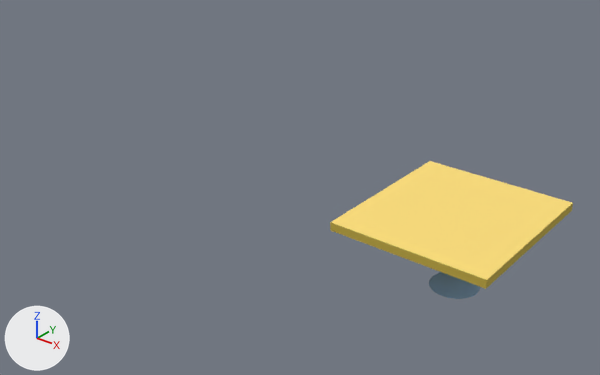
An edit to the OBJ model ProyectoFinal/ProyectoFinal/Models/mesita/mesita.obj, drawn before and after from the same camera.
Before and after are seen from a 50 mm lens placed at (5.81, -9.34, 4.86), pointed at (0.02, -2.11, 0.38). The lights are fixed; the arrows at lower left show +X, +Y and +Z. Where no turn or scale is listed for an object, it has been applied to the vertices.

The first picture shows 'mesita'.
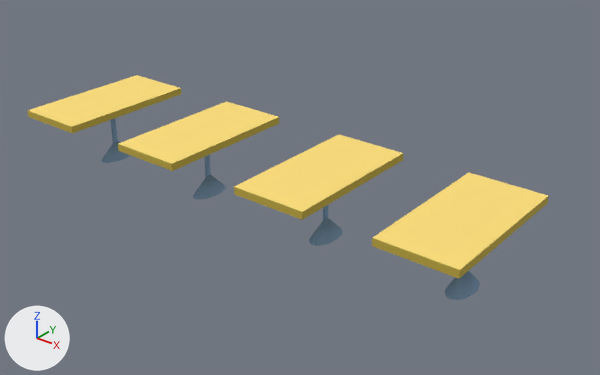
What differs and where, as boxes [x1, y1, x2, y2] in the pictures (600 x 375 px):
'mesita', reshaped (114% wider, 63% taller)
    before: [330, 161, 573, 299]
    after: [27, 75, 549, 300]
part 1 of me_mesita, added
    after: [323, 204, 329, 221]
part 2 of me_mesita, added (blue)
    after: [309, 218, 343, 246]
part 3 of me_mesita, added
    after: [204, 155, 211, 177]
part 4 of me_mesita, added (blue)
    after: [193, 175, 226, 199]
part 5 of me_mesita, added
    after: [110, 118, 118, 143]
part 6 of me_mesita, added
    after: [101, 141, 131, 163]
part 7 of me_mesita, rebuilt (27% narrower, 16% shorter)
    before: [330, 161, 573, 289]
    after: [372, 172, 549, 279]
part 8 of me_mesita, built on
    before: [429, 272, 480, 299]
    after: [27, 75, 480, 300]

Diff of the bpy script that builds the scene:
```diff
--- a/ProyectoFinal/ProyectoFinal/Models/mesita/mesita.obj.py
+++ b/ProyectoFinal/ProyectoFinal/Models/mesita/mesita.obj.py
@@ me_mesita @@
-me_mesita.from_pydata(...)  # 71 vertices, 87 faces; spans x 1.39..3.14, y -3.33..-1.37, z -0.04..0.86
+me_mesita.from_pydata(...)  # 284 vertices, 348 faces; spans x -3.76..2.87, y -3.33..-1.37, z -0.04..0.86
+# me_mesita part 1: the loose piece of 42 vertices spanning x 2.26..2.34, y -2.34..-2.25, z -0.01..0.85 is copied, and the copy is scaled about its middle by (0.551, 1, 1), then moved by (-1.74, 0.0, 0.0), in mat_mesita4_lambert2sg (picture img_basebanco_png); it spans x 0.54..0.59, y -2.34..-2.25, z -0.01..0.85
+# me_mesita part 2: a new loose piece, a 20-sided cone pointing to +z spanning x 0.42..0.72, y -2.57..-2.02, z -0.04..0.23, in mat_mesita4_lambert4sg (picture img_basebanco_png)
+# me_mesita part 3: the loose piece of 42 vertices spanning x 2.26..2.34, y -2.34..-2.25, z -0.01..0.85 is copied, and the copy is scaled about its middle by (0.551, 1, 1), then moved by (-3.68, 0.0, 0.0), in mat_mesita5_lambert2sg (picture img_basebanco_png); it spans x -1.41..-1.36, y -2.34..-2.25, z -0.01..0.85
+# me_mesita part 4: a new loose piece, a 20-sided cone pointing to +z spanning x -1.53..-1.23, y -2.57..-2.02, z -0.04..0.23, in mat_mesita5_lambert4sg (picture img_basebanco_png)
+# me_mesita part 5: the loose piece of 42 vertices spanning x 2.26..2.34, y -2.34..-2.25, z -0.01..0.85 is copied, and the copy is scaled about its middle by (0.551, 1, 1), then moved by (-5.55, 0.0, 0.0), in mat_mesita6_lambert2sg (picture img_basebanco_png); it spans x -3.28..-3.23, y -2.34..-2.25, z -0.01..0.85
+# me_mesita part 6: a new loose piece, a 20-sided cone pointing to +z spanning x -3.4..-3.1, y -2.57..-2.02, z -0.04..0.23, in mat_mesita6_lambert4sg (picture img_basebanco_png)
+# me_mesita part 7: the loose piece of 8 vertices spanning x 1.39..3.14, y -3.33..-1.37, z 0.77..0.86 is rebuilt with 8 vertices and now spans x 1.91..2.87, y -3.33..-1.37, z 0.77..0.86
+# me_mesita part 8
+# 19 vertices are removed from x 2.04..2.59, y -2.57..-2.02, z -0.04..0.23
+# 21 faces are deleted
+# 31 vertices are added at x -3.76..2.56, y -3.33..-2.02, z -0.04..0.86
+# 12 new vertices lie (0.0, 1.96, 0.0) away from vertices in x -3.76..1.03, y -3.33, z 0.77..0.86
+# 21 new faces join them, mat_banco1_lambert4sg (picture img_basebanco_png)
+# 4 new faces join them, mat_mesita4_lambert4sg2 (picture img_orila_png)
+# 2 new faces join them, mat_mesita4_lambert3sg (picture img_mesa_png)
+# 4 new faces join them, mat_mesita5_lambert4sg2 (picture img_orila_png)
+# 2 new faces join them, mat_mesita5_lambert3sg (picture img_mesa_png)
+# 4 new faces join them, mat_mesita6_lambert4sg2 (picture img_orila_png)
+# 2 new faces join them, mat_mesita6_lambert3sg (picture img_mesa_png)
 me_mesita.materials.append(mat_banco1_lambert2sg)
@@ me_mesita @@
 me_mesita.materials.append(mat_lambert3sg)
+me_mesita.materials.append(mat_mesita4_lambert2sg)  # picture img_basebanco_png
+me_mesita.materials.append(mat_mesita4_lambert4sg)  # picture img_basebanco_png
+me_mesita.materials.append(mat_mesita4_lambert4sg2)  # picture img_orila_png
+me_mesita.materials.append(mat_mesita4_lambert3sg)  # picture img_mesa_png
+me_mesita.materials.append(mat_mesita5_lambert2sg)  # picture img_basebanco_png
+me_mesita.materials.append(mat_mesita5_lambert4sg)  # picture img_basebanco_png
+me_mesita.materials.append(mat_mesita5_lambert4sg2)  # picture img_orila_png
+me_mesita.materials.append(mat_mesita5_lambert3sg)  # picture img_mesa_png
+me_mesita.materials.append(mat_mesita6_lambert2sg)  # picture img_basebanco_png
+me_mesita.materials.append(mat_mesita6_lambert4sg)  # picture img_basebanco_png
+me_mesita.materials.append(mat_mesita6_lambert4sg2)  # picture img_orila_png
+me_mesita.materials.append(mat_mesita6_lambert3sg)  # picture img_mesa_png
```
